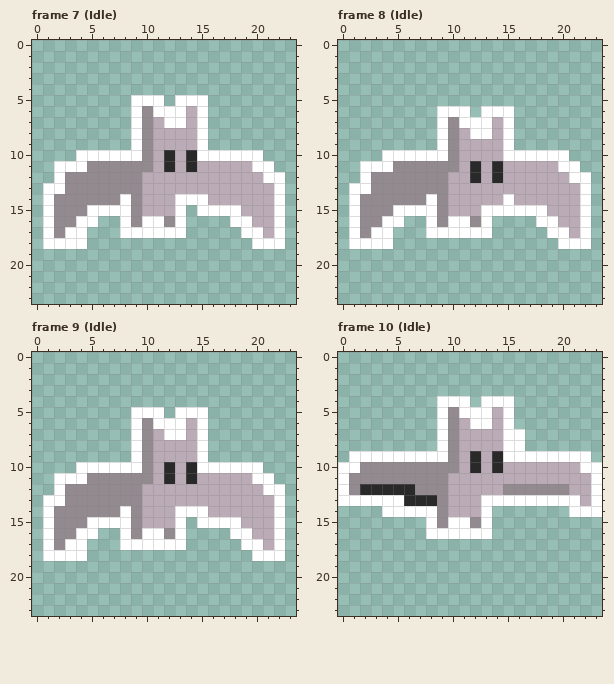
Pixel-art file: Assets/Sprites/bat.aseprite. This is how it looked before the edit.
24x24 pixels, 14 frames. Shown: frame 7 (Idle), frame 8 (Idle), frame 9 (Idle), frame 10 (Idle). The commit also changed other frames, which this record leaves out.
After:
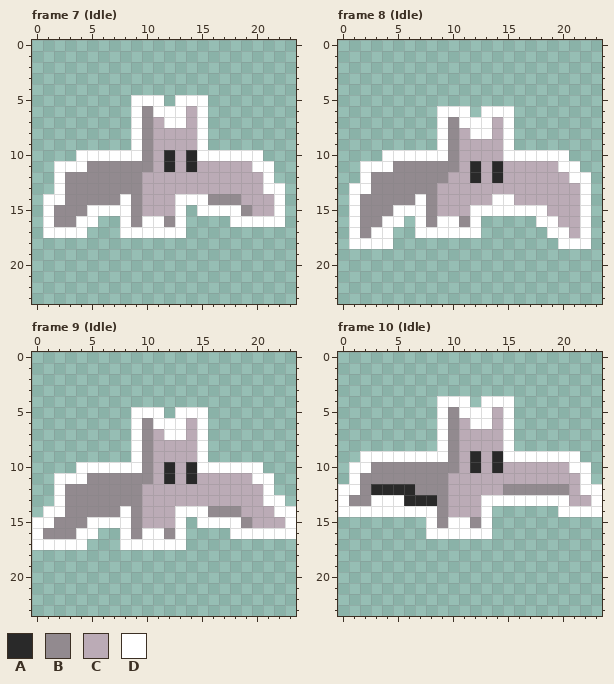
Palette (. is transparent): A #292929  B #928a8f  C #bbabb6  D #ffffff
Change:
--- frame 7 (Idle)
@@ x 0..23 @@
 11 ..DDDBBBBBBCACACCCCCDD..
-12 ..DBBBBBBBCCCCCCCCCCCDD.
-13 .DDBBBBBBBCCCCCCCCCCCCD.
-14 .DBBBBBBDBCCCDDDCCCCCCD.
-15 .DBBBDDDDBCCCD.DDDDCCCD.
-16 .DBBDD..DBDDBD....DDCCD.
-17 .DBDD...DDDDDD.....DDCD.
-18 .DDDD...............DDD.
+12 ..DBBBBBBBCCCCCCCCCCCD..
+13 ..DBBBBBBBCCCCCCCCCCCDD.
+14 .DDBBBBBDBCCCDDDBBBCCCD.
+15 .DBBBDDDDBCCCD.DDDDBCCD.
+16 .DBBDD..DBDDBD....DDDDD.
+17 .DDDD...DDDDDD..........
+18 ........................
 19 ........................
--- frame 8 (Idle)
@@ x 5..16 @@
 12 BBBBBCCACACC
-13 BBBBBCCCCCCC
-14 BBBDBCCCCCDC
-15 DDDDBCCCDDDD
-16 D..DBDDBD...
-17 ...DDDDDD...
+13 BBBBCCCCCCCC
+14 BBDBCCCCCDDC
+15 DDDBCCCDDDDD
+16 D.DBDDBD....
+17 ..DDDDDD....
 18 ............
--- frame 9 (Idle)
@@ x 0..23 @@
 11 ..DDDBBBBBBCACACCCCCDD..
-12 ..DBBBBBBBCCCCCCCCCCCDD.
-13 .DDBBBBBBBCCCCCCCCCCCCD.
-14 .DBBBBBBDBCCCDDDCCCCCCD.
-15 .DBBBDDDDBCCCD.DDDDCCCD.
-16 .DBBDD..DBDDBD....DDCCD.
-17 .DBDD...DDDDDD.....DDCD.
-18 .DDDD...............DDD.
+12 ..DBBBBBBBCCCCCCCCCCCD..
+13 ..DBBBBBBBCCCCCCCCCCCDD.
+14 .DDBBBBBDBCCCDDDBBBCCCDD
+15 DDBBBDDDDBCCCD.DDDDBCCCD
+16 DBBBDD..DBDDBD....DDDDDD
+17 DDDDD...DDDDDD..........
+18 ........................
 19 ........................
--- frame 10 (Idle)
@@ x 0..23 @@
  6 .........DBCDDCD........
- 7 .........DBCCCCDD.......
- 8 .........DBCCCCDD.......
- 9 .DDDDDDDDDBCACADDDDDDDD.
-10 DDBBBBBBBBBCACACCCCCCCDD
-11 DBBBBBBBBBCCCCCCCCCCCCCD
-12 DBAAAAABBBCCCCCBBBBBBCCD
-13 DDDDDDAAABCCCDDDDDDDDDCD
-14 ....DDDDDBCCCD.......DDD
+ 7 .........DBCCCCD........
+ 8 .........DBCCCCD........
+ 9 ..DDDDDDDDBCACADDDDDDD..
+10 .DDBBBBBBBBCACACCCCCCDD.
+11 .DBBBBBBBBCCCCCCCCCCCCD.
+12 DDBAAAABBBCCCCCBBBBBBCDD
+13 DBBDDDAAABCCCDDDDDDDDCCD
+14 DDDDDDDDDBCCCD......DDDD
 15 ........DBDDBD..........
Boxes around the changes in both pictures, in picture pixels (x1, y1, x2, y2):
changed: (208, 172, 285, 249)
changed: (43, 183, 87, 249)
changed: (415, 183, 503, 238)
changed: (208, 484, 296, 561)
changed: (32, 495, 87, 561)
erased: (514, 429, 525, 451)
changed: (338, 451, 382, 517)
changed: (558, 451, 602, 517)
